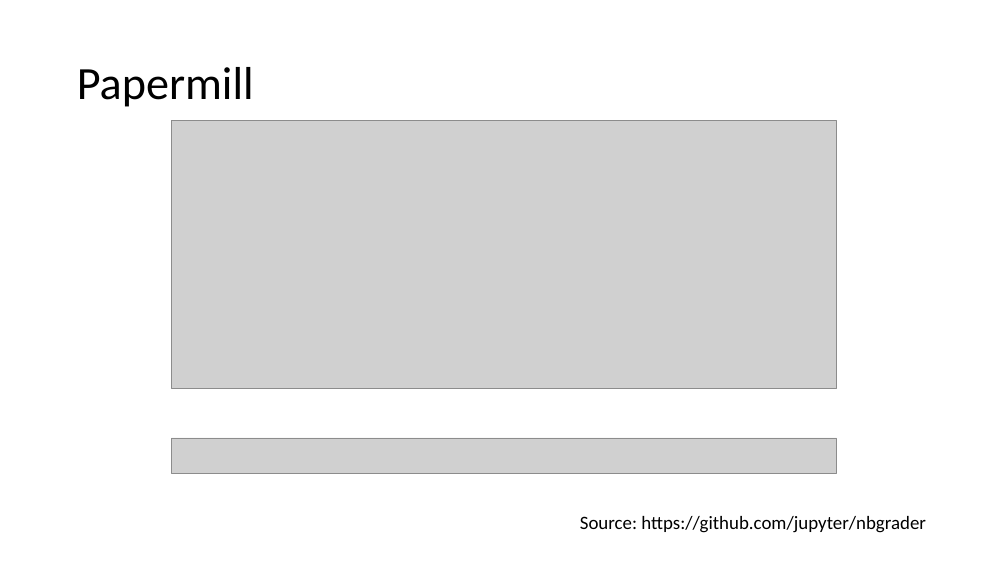
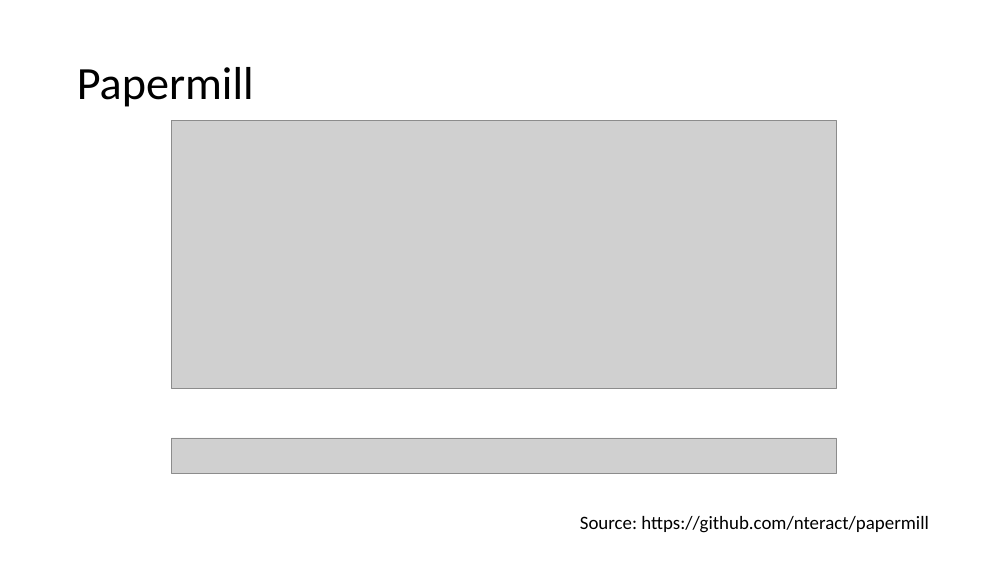
Before and after one commit to lqdev/Presentations, a slide deck: slide 17 of SouthernFriedFSharp2019/slides/GettingStartedFsJupyterNotebooks.pptx (slide 16 before the commit). Drawn at 1008x567 pixels with LibreOffice and Linux fonts; fonts in the diff are those of the drawing; grey boxes stand for pictures. Boxes give left, top, right and bottom in pixels: in the first picture for what was removed or moved away, otherwise in the second. Text is boxed around its words. In the diff, an @@ line names an element or a change of style, - is before the commit and + after.

```diff
--- a/SouthernFriedFSharp2019/slides/GettingStartedFsJupyterNotebooks.pptx
+++ b/SouthernFriedFSharp2019/slides/GettingStartedFsJupyterNotebooks.pptx
@@ text at (580,516,929,533): text changed @@
-Source: https://github.com/jupyter/nbgrader
+Source: https://github.com/nteract/papermill
```
Also in this commit, not shown: 5 other slides changed, 3 slides added, 27 other files.
